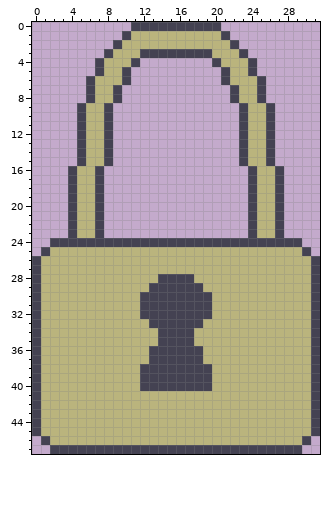
Pixel-art sprite, stored at assets/sprites/lock.png. The picture above was drawn from the file before the commit.
The file is 32x48 pixels.
New version:
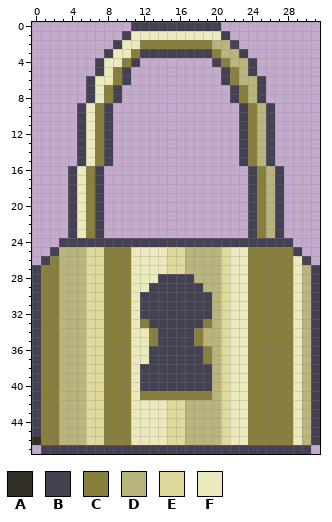
Palette (. is transparent): A #322f28  B #444252  C #887f3d  D #bab47d  E #dfd99c  F #ece9bd
From old to new:
@@ x 0..31 @@
  0 ...........BBBBBBBBBB...........
- 1 ..........BDDDDDDDDDDB..........
- 2 .........BDDDDDDDDDDDDB.........
- 3 ........BDDDBBBBBBBBDDDB........
- 4 .......BDDDB........BDDDB.......
- 5 .......BDDB..........BDDB.......
- 6 ......BDDDB..........BDDDB......
- 7 ......BDDB............BDDB......
- 8 ......BDDB............BDDB......
- 9 .....BDDB..............BDDB.....
-10 .....BDDB..............BDDB.....
-11 .....BDDB..............BDDB.....
-12 .....BDDB..............BDDB.....
-13 .....BDDB..............BDDB.....
-14 .....BDDB..............BDDB.....
-15 .....BDDB..............BDDB.....
-16 ....BDDB................BDDB....
-17 ....BDDB................BDDB....
-18 ....BDDB................BDDB....
-19 ....BDDB................BDDB....
-20 ....BDDB................BDDB....
-21 ....BDDB................BDDB....
-22 ....BDDB................BDDB....
-23 ....BDDB................BDDB....
-24 ..BBBBBBBBBBBBBBBBBBBBBBBBBBBB..
-25 .BDDDDDDDDDDDDDDDDDDDDDDDDDDDDB.
-26 BDDDDDDDDDDDDDDDDDDDDDDDDDDDDDDB
-27 BDDDDDDDDDDDDDDDDDDDDDDDDDDDDDDB
-28 BDDDDDDDDDDDDDBBBBDDDDDDDDDDDDDB
-29 BDDDDDDDDDDDDBBBBBBDDDDDDDDDDDDB
-30 BDDDDDDDDDDDBBBBBBBBDDDDDDDDDDDB
-31 BDDDDDDDDDDDBBBBBBBBDDDDDDDDDDDB
-32 BDDDDDDDDDDDBBBBBBBBDDDDDDDDDDDB
-33 BDDDDDDDDDDDDBBBBBBDDDDDDDDDDDDB
-34 BDDDDDDDDDDDDDBBBBDDDDDDDDDDDDDB
-35 BDDDDDDDDDDDDDBBBBDDDDDDDDDDDDDB
-36 BDDDDDDDDDDDDBBBBBBDDDDDDDDDDDDB
-37 BDDDDDDDDDDDDBBBBBBDDDDDDDDDDDDB
-38 BDDDDDDDDDDDBBBBBBBBDDDDDDDDDDDB
-39 BDDDDDDDDDDDBBBBBBBBDDDDDDDDDDDB
-40 BDDDDDDDDDDDBBBBBBBBDDDDDDDDDDDB
-41 BDDDDDDDDDDDDDDDDDDDDDDDDDDDDDDB
-42 BDDDDDDDDDDDDDDDDDDDDDDDDDDDDDDB
-43 BDDDDDDDDDDDDDDDDDDDDDDDDDDDDDDB
-44 BDDDDDDDDDDDDDDDDDDDDDDDDDDDDDDB
-45 BDDDDDDDDDDDDDDDDDDDDDDDDDDDDDDB
-46 .BDDDDDDDDDDDDDDDDDDDDDDDDDDDDB.
-47 ..BBBBBBBBBBBBBBBBBBBBBBBBBBBB..
+ 1 ..........BFFFFFFFFFFB..........
+ 2 .........BFFCCCCCCCCDDB.........
+ 3 ........BFFCBBBBBBBBCDDB........
+ 4 .......BFFCB........BCDDB.......
+ 5 .......BFCB..........BCDB.......
+ 6 ......BFFCB..........BCDDB......
+ 7 ......BFCB............BCDB......
+ 8 ......BFCB............BCDB......
+ 9 .....BFCB..............BCDB.....
+10 .....BFCB..............BCDB.....
+11 .....BFCB..............BCDB.....
+12 .....BFCB..............BCDB.....
+13 .....BFCB..............BCDB.....
+14 .....BFCB..............BCDB.....
+15 .....BFCB..............BCDB.....
+16 ....BFCB................BCDB....
+17 ....BFCB................BCDB....
+18 ....BFCB................BCDB....
+19 ....BFCB................BCDB....
+20 ....BFCB................BCDB....
+21 ....BFCB................BCDB....
+22 ....BFCB................BCDB....
+23 ....BFCB................BCDB....
+24 ...BBBBBBBBBBBBBBBBBBBBBBBBBB...
+25 ..BDDDEECCCFFFFEEDDDDEFFCCCCCB..
+26 .BCDDDEECCCFFFFEEDDDDEFFCCCCCFB.
+27 BCCDDDEECCCFFFFEEDDDDEFFCCCCCFDB
+28 BCCDDDEECCCFFFBBBBDDDEFFCCCCCFDB
+29 BCCDDDEECCCFFBBBBBBDDEFFCCCCCFDB
+30 BCCDDDEECCCFBBBBBBBBDEFFCCCCCFDB
+31 BCCDDDEECCCFBBBBBBBBDEFFCCCCCFDB
+32 BCCDDDEECCCFBBBBBBBBDEFFCCCCCFDB
+33 BCCDDDEECCCFCBBBBBBCDEFFCCCCCFDB
+34 BCCDDDEECCCFFCBBBBCDDEFFCCCCCFDB
+35 BCCDDDEECCCFFCBBBBCDDEFFCCCCCFDB
+36 BCCDDDEECCCFFBBBBBBCDEFFCCCCCFDB
+37 BCCDDDEECCCFFBBBBBBCDEFFCCCCCFDB
+38 BCCDDDEECCCFBBBBBBBBDEFFCCCCCFDB
+39 BCCDDDEECCCFBBBBBBBBDEFFCCCCCFDB
+40 BCCDDDEECCCFBBBBBBBBDEFFCCCCCFDB
+41 BCCDDDEECCCFCCCCCCCCDEFFCCCCCFDB
+42 BCCDDDEECCCFFFFEEDDDDEFFCCCCCFDB
+43 BCCDDDEECCCFFFFEEDDDDEFFCCCCCFDB
+44 BCCDDDEECCCFFFFEEDDDDEFFCCCCCFDB
+45 BCCDDDEECCCFFFFEEDDDDEFFCCCCCFDB
+46 ACCDDDEECCCFFFFEEDDDDEFFCCCCCFDB
+47 .BBBBBBBBBBBBBBBBBBBBBBBBBBBBBB.
